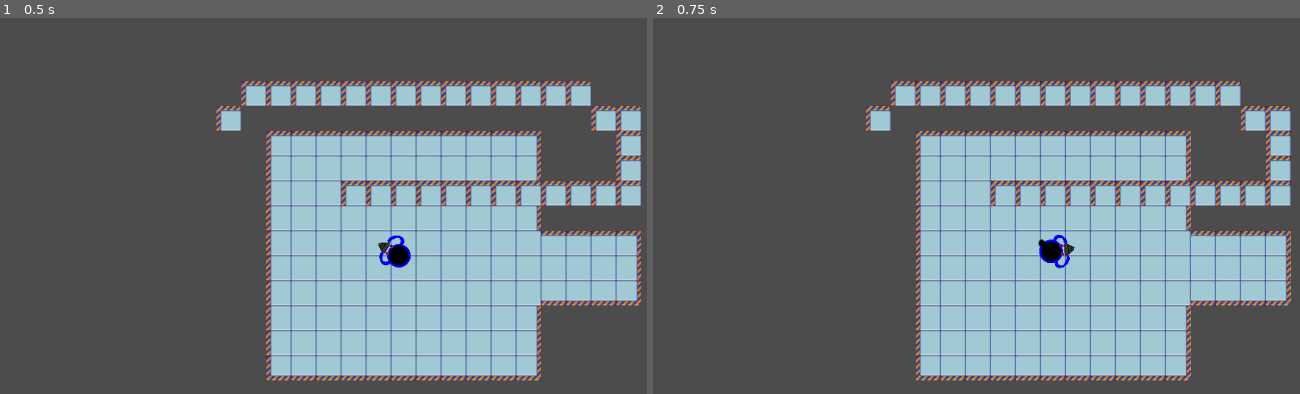
Above: before the commit, frames 1-2 (left to right).
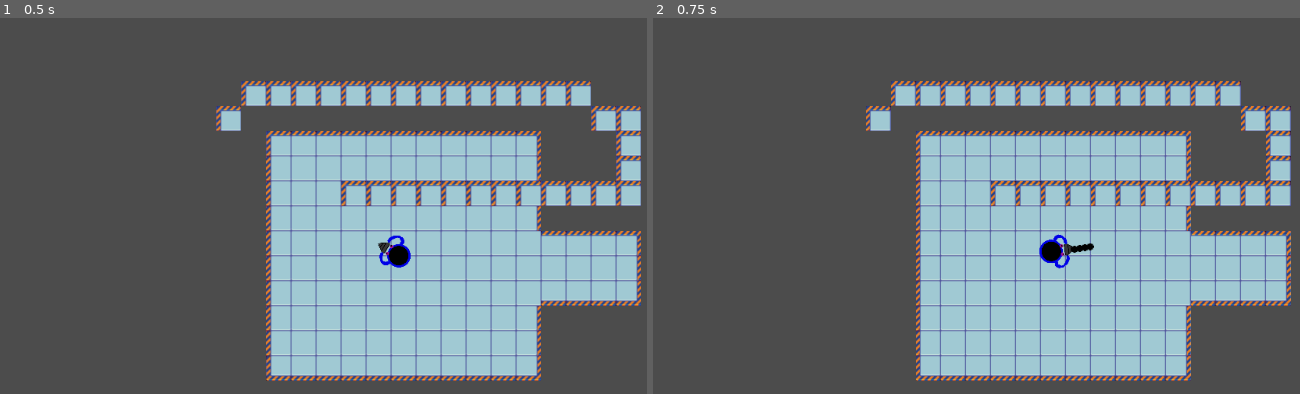
Above: after the commit, the same moments.

Repository: giraffegrenade/top-down-shooter
Game: Godot game, scene res://scenes/Main.tscn
Two runs of this game, one before a commit and one after it. Both use one fixed random seed, a clock stepped at 60 frames per second and the inputs below.
Inputs (mouse positions are in pixels of both pictures, inside the frame that each line leads up to):
- Up to frame 1 (0.5 s): no input
- Up to frame 2 (0.75 s): tap Enter at 0.5 s; move the mouse to (1222, 228) at 0.52 s; hold Right (ui_right) from 0.53 s (still down); click (1222, 228) at 0.67 s

Frame 1 is identical in both runs. In frame 2, less than 0.1% of the frame differs, in the area x 59-69%, y 58-63%.

Commit message:
Almost working bullets

Diff:
--- a/TopDownShooter/Player.gd
+++ b/TopDownShooter/Player.gd
@@ -16,7 +16,7 @@
 
 	if Input.is_mouse_button_pressed(1):
 		var clone = BULLET_SCENE.instance()
-		clone.start(position)
+		clone.start(position, get_global_mouse_position())
 		get_parent().add_child(clone)
 
 	if Input.is_action_pressed("ui_right"):
--- a/TopDownShooter/bullet.gd
+++ b/TopDownShooter/bullet.gd
@@ -1,6 +1,21 @@
-extends RigidBody2D
+extends Area2D
 export (float) var speed
+signal hit
+const BULLET_SPAWN_DIST = 25
 
-func start(pos):
-	position = pos
-	apply_impulse((pos - get_global_mouse_position()), ((pos - get_global_mouse_position())).normalized() * speed * -1)
+var velocity = Vector2()
+
+func start(pos, mouse_pos):
+	position = pos + (mouse_pos-pos).normalized() * BULLET_SPAWN_DIST
+	velocity = (mouse_pos-pos).normalized() * speed
+
+func _process(delta):
+	position += velocity * delta
+
+
+func _on_Bullet_area_entered(area):
+	pass
+
+
+func _on_Bullet_body_entered(body):
+	queue_free()
--- a/TopDownShooter/scenes/bullet.tscn
+++ b/TopDownShooter/scenes/bullet.tscn
@@ -8,27 +8,18 @@
 custom_solver_bias = 0.0
 radius = 4.63147
 
-[node name="Bullet" type="RigidBody2D" index="0"]
+[node name="Bullet" type="Area2D" index="0"]
 
 position = Vector2( 0.510464, -0.0510464 )
-input_pickable = false
+input_pickable = true
+gravity_vec = Vector2( 0, 1 )
+gravity = 98.0
+linear_damp = 0.1
+angular_damp = 1.0
 collision_layer = 4
 collision_mask = 5
-mode = 0
-mass = 0.000102041
-friction = 1.0
-bounce = 0.0
-gravity_scale = 0.0
-custom_integrator = false
-continuous_cd = 0
-contacts_reported = 0
-contact_monitor = false
-sleeping = false
-can_sleep = true
-linear_velocity = Vector2( 0, 0 )
-linear_damp = -1.0
-angular_velocity = 0.0
-angular_damp = -1.0
+audio_bus_override = false
+audio_bus_name = "Master"
 script = ExtResource( 1 )
 _sections_unfolded = [ "Collision" ]
 speed = 500.0
@@ -40,3 +31,7 @@
 [node name="Sprite" type="Sprite" parent="." index="1"]
 
 texture = ExtResource( 2 )
+
+[connection signal="area_entered" from="." to="." method="_on_Bullet_area_entered"]
+
+[connection signal="body_entered" from="." to="." method="_on_Bullet_body_entered"]
